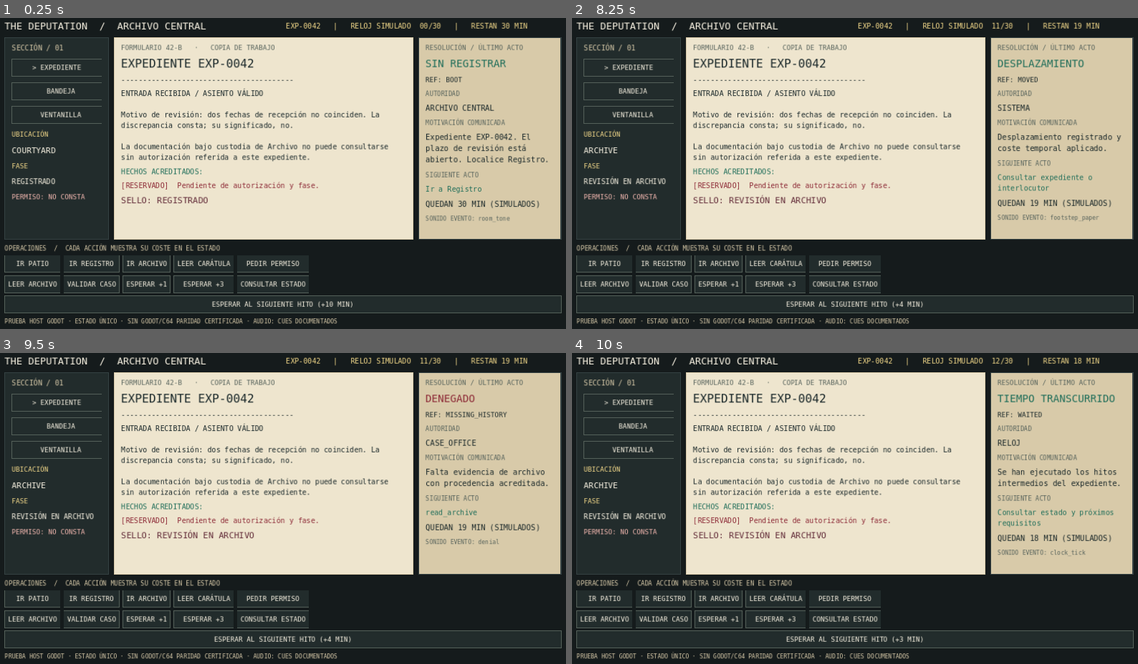
Above: before the commit, frames 1-4 (two rows, left to right).
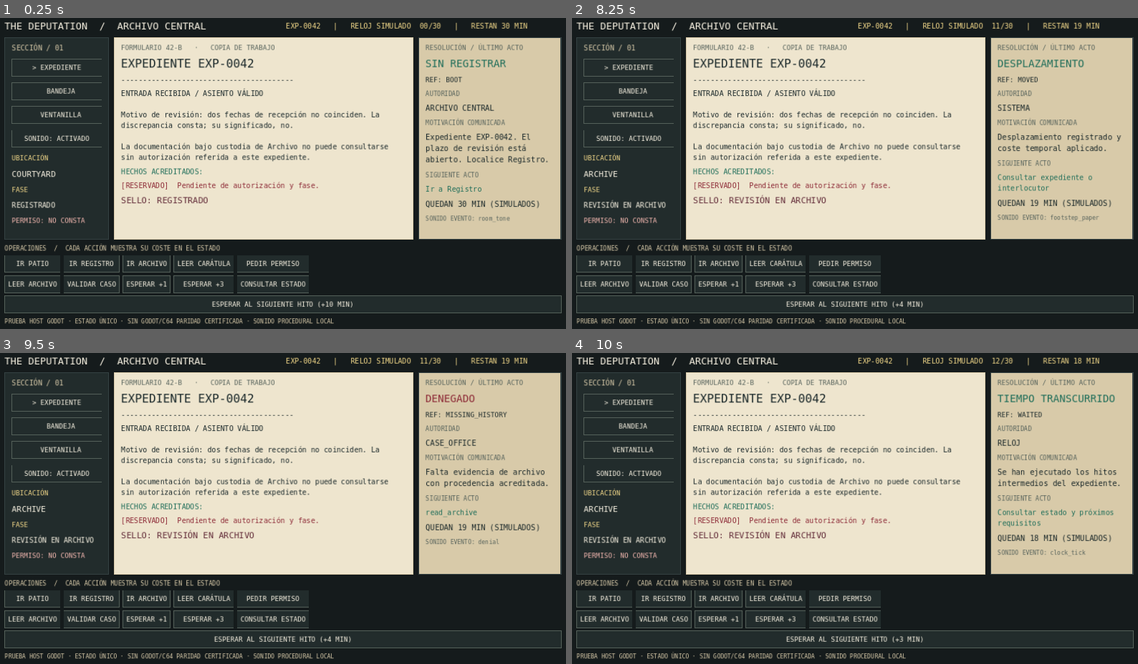
Above: after the commit, the same moments.

Repository: hypenosys/Deputation
Game: Godot game, scene res://godot/Desk.tscn
Two runs of this game, one before a commit and one after it. Both use one fixed random seed, a clock stepped at 60 frames per second and the inputs below.
Inputs (mouse positions are in pixels of both pictures, inside the frame that each line leads up to):
- Up to frame 1 (0.25 s): no input
- Up to frame 2 (8.25 s): click "IR PATIO" at 0.5 s; click (628, 139) at 1.25 s, where only the run after the commit has a clickable "SONIDO: ACTIVADO"; click (628, 139) at 2 s, where only the run after the commit has a clickable "SONIDO: SILENCIO"; click "IR REGISTRO" at 2.75 s; click "IR ARCHIVO" at 3.5 s; click "LEER CARÁTULA" at 4.25 s; click "IR PATIO" at 5 s; click "PEDIR PERMISO" at 5.75 s; click "IR REGISTRO" at 6.5 s; click "LEER ARCHIVO" at 7.25 s; click "IR ARCHIVO" at 8 s
- Up to frame 3 (9.5 s): click "VALIDAR CASO" at 8.75 s
- Up to frame 4 (10 s): click "ESPERAR +1" at 9.5 s

The runs differ from the first frame. In frame 1, 1.2% of the frame differs, in the area x 2-60%, y 35-99%; in frame 2, 1.4%; in frame 3, 1.4%; in frame 4, 1.4%.

Commit message:
feat(ui): wire procedural audio cues and non-authoritative ambient mute toggle

Diff:
--- a/godot/Desk.gd
+++ b/godot/Desk.gd
@@ -2,12 +2,14 @@
 ## Institutional desk: three layouts, one case model, original procedural UI.
 ## Godot 4.x host-only prototype. No proprietary fonts/images required.
 const CaseState = preload("res://godot/case_state.gd")
+const ProceduralAudio = preload("res://godot/procedural_audio.gd")
 const LAYOUTS = ["EXPEDIENTE", "BANDEJA", "VENTANILLA"]
 
 var model: RefCounted
 var colors: Dictionary = {}
 var mono: Font
 var active_layout: int = 0
+var audio: Node
 
 func _ready() -> void:
 	model = CaseState.new()
@@ -21,6 +23,8 @@
 		"DejaVu Sans Mono", "Liberation Mono", "Noto Sans Mono", "Courier New"
 	])
 	mono = installed_font
+	audio = ProceduralAudio.new()
+	add_child(audio)
 	_redraw()
 
 func _ink(role: String) -> Color:
@@ -78,7 +82,13 @@
 
 func _on_command(action: String, arg: Variant) -> void:
 	model.command(action, arg)
+	var info: Dictionary = model.explanation()
+	audio.cue(str(info.get("cue", "silent")))
 	_redraw()
+
+func _toggle_ambient() -> void:
+	audio.enabled = not audio.enabled
+	_redraw() # Audio preferences are presentation only.
 
 func _on_layout(index: int) -> void:
 	active_layout = index
@@ -90,6 +100,8 @@
 
 func _redraw() -> void:
 	for node in get_children():
+		if node == audio:
+			continue
 		remove_child(node)
 		node.queue_free()
 	var bg: ColorRect = ColorRect.new()
@@ -139,6 +151,13 @@
 			b.pressed.disconnect(connection["callable"])
 		b.pressed.connect(_on_layout.bind(index))
 		sidebar.add_child(b)
+	var sound_button: Button = _action_button(
+		"SONIDO: " + ("ACTIVADO" if audio.enabled else "SILENCIO"), "inspect_case_status"
+	)
+	for connection in sound_button.pressed.get_connections():
+		sound_button.pressed.disconnect(connection["callable"])
+	sound_button.pressed.connect(_toggle_ambient)
+	sidebar.add_child(sound_button)
 	sidebar.add_child(_caption("UBICACIÓN", 15, "pale_yellow"))
 	sidebar.add_child(_caption(model.room, 18, "pearl"))
 	sidebar.add_child(_caption("FASE", 15, "pale_yellow"))
@@ -200,7 +219,7 @@
 	)
 	action_section.add_child(hito_button)
 	root.add_child(_caption(
-		"PRUEBA HOST GODOT · ESTADO ÚNICO · SIN GODOT/C64 PARIDAD CERTIFICADA · AUDIO: CUES DOCUMENTADOS",
+		"PRUEBA HOST GODOT · ESTADO ÚNICO · SIN GODOT/C64 PARIDAD CERTIFICADA · SONIDO PROCEDURAL LOCAL",
 		13, "paper_aged"
 	))
 
